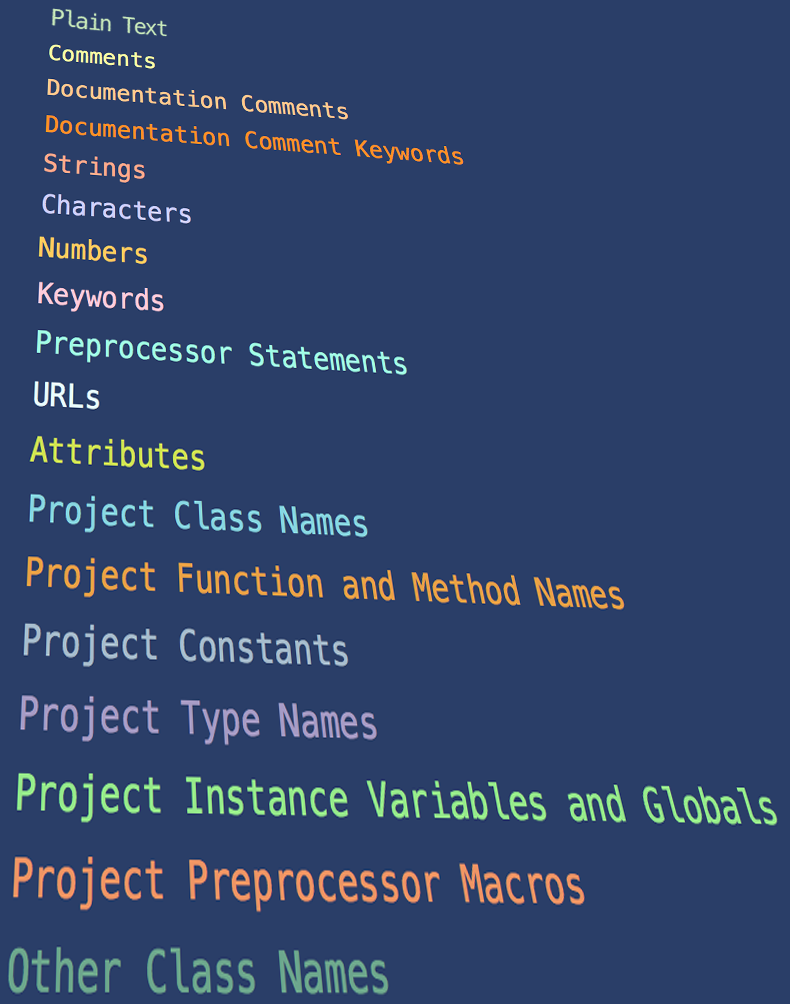
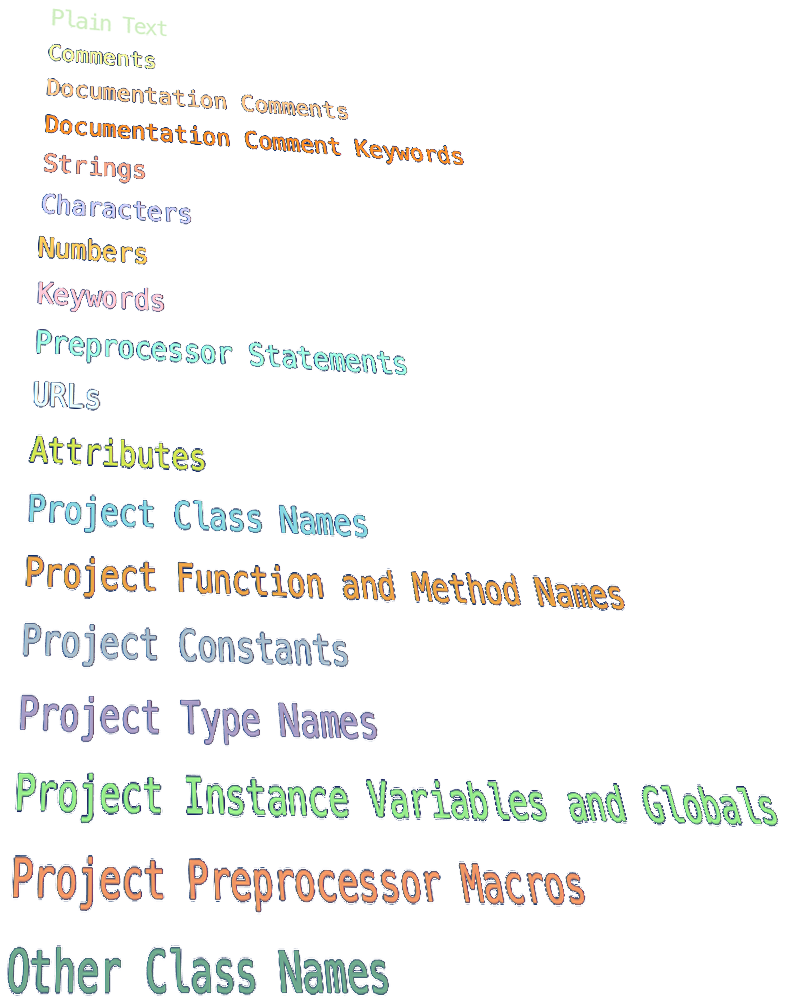
Layers edited between the first and the second 790px x 1004px image:
painted on "Layer 0" over (0, 26, 790, 1004)
hid "Layer 1" over (0, 0, 790, 1004)
